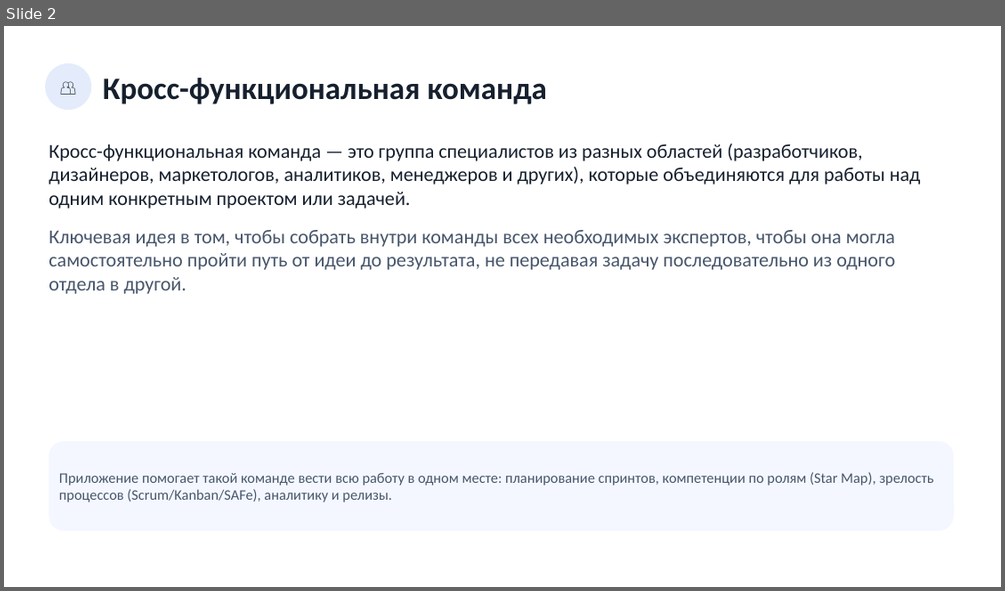
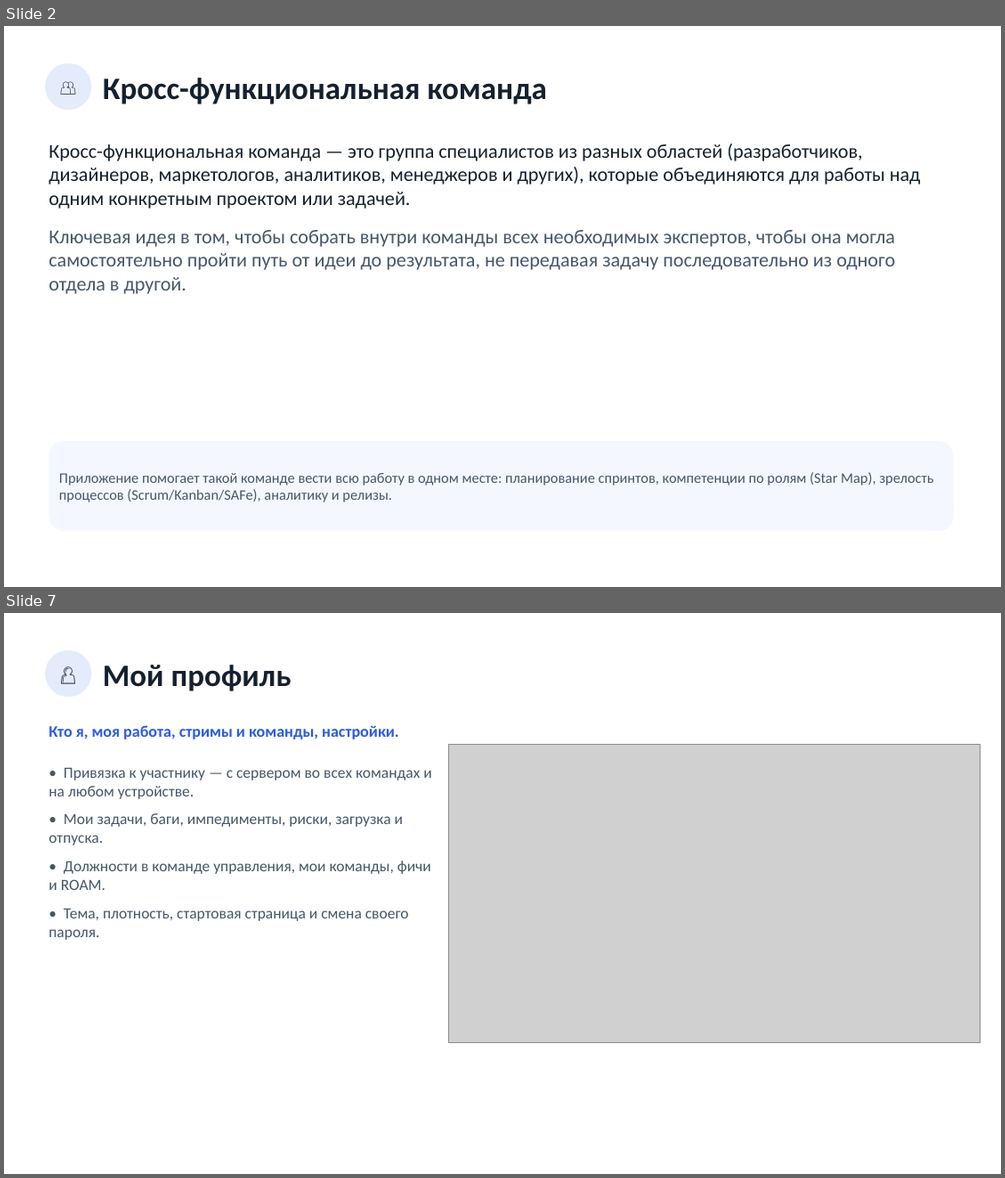
Before and after one commit to neoandrey1985/Upravlenie-streamami, a slide deck: frontend/docs/Презентация_приложения.pptx. Shown one above the other, each under a label of ours: slide 2 before the commit, slides 2 and 7 after it; the slides between them are not shown. The pictures are 1005x591 and 1005x1178 pixels, drawn with LibreOffice and Linux fonts; fonts in the diff are those of the drawing; grey boxes stand for pictures. Boxes give left, top, right and bottom in pixels: in the first picture for what was removed or moved away, otherwise in the second. Text is boxed around its words. In the diff, an @@ line names an element or a change of style, - is before the commit and + after.

```diff
--- a/frontend/docs/Презентация_приложения.pptx
+++ b/frontend/docs/Презентация_приложения.pptx
@@ slide 7 added at bbox=[4, 613, 1001, 1174], background #FFFFFF @@
@@ ellipse added at bbox=[45, 650, 91, 697], fill #E4EBFB, 18 pt, text #16202E @@
+👤
@@ text added at bbox=[103, 665, 291, 691], 30 pt, text #16202E, bold @@
+Мой профиль
@@ text added at bbox=[48, 725, 399, 739], 15.5 pt, text #2D5BE3, bold @@
+Кто я, моя работа, стримы и команды, настройки.
@@ picture added at bbox=[449, 744, 979, 1042] @@
@@ text added at bbox=[48, 767, 431, 940], 15 pt, text #47566B @@
+• Привязка к участнику — с сервером во всех командах и на любом устройстве.
+• Мои задачи, баги, импедименты, риски, загрузка и отпуска.
+• Должности в команде управления, мои команды, фичи и ROAM.
+• Тема, плотность, стартовая страница и смена своего пароля.
```
Also in this commit, not shown: 28 other files.
